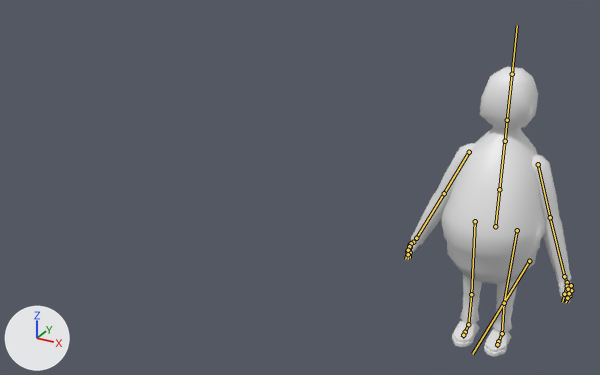
The FBX model Assets/3D Source Models/Characters/FBX/Dad/Dad.fbx as it was, and as the next commit left it.
Rendered twice from a camera (50 mm lens) standing at (3.83, -4.53, 3.01) and looking at (1.33, 0.01, 0.74). The lights are fixed; the arrows at lower left show +X, +Y and +Z. Both versions are drawn at the pose saved in each file; the numbers are the values there. The bones that bend it are drawn over the model as lines.

Objects in the first picture: 'Dad'.
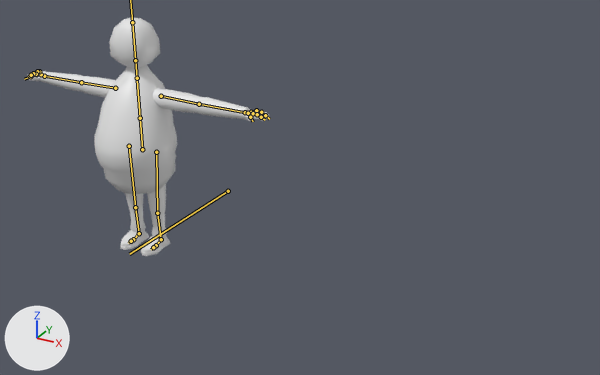
Location of each change, [x1, y1, x2, y2] in pixels of the pictures (600 x 375 px):
'Dad', posed (43% wider, 18% shorter): before [405, 66, 573, 357]; after [28, 17, 269, 256]
bone 'Arm.R', root to tip: before (469, 152) to (444, 193); after (115, 88) to (81, 82)
bone 'Arm.L', root to tip: before (538, 164) to (550, 217); after (161, 96) to (199, 104)

Edits to the bpy script that builds the scene:
```text
Change bone_rig_object:
    where bone_rig_object = bpy.data.objects['Dad.Armature']  # the whole rig 'Dad.Armature'
    bone_rig_object.location: (2.691, 0.0, 0.0) -> (0.0, 0.0, 0.0)
Change bone_arm_r:
    where bone_arm_r = bpy.data.objects['Dad.Armature'].pose.bones['Arm.R']  # child of 'Body.Top'
    bone_arm_r.rotation_quaternion: (0.842, 0.0, 0.0, -0.539) -> (1.0, 0.0, 0.0, 0.0)  # degrees (0, 0, -65) -> degrees (0, 0, 0)
Change bone_arm_l:
    where bone_arm_l = bpy.data.objects['Dad.Armature'].pose.bones['Arm.L']  # child of 'Body.Top'
    bone_arm_l.rotation_quaternion: (0.817, 0.0, 0.0, 0.577) -> (1.0, 0.0, 0.0, 0.0)  # degrees (0, 0, 70) -> degrees (0, 0, 0)
```
